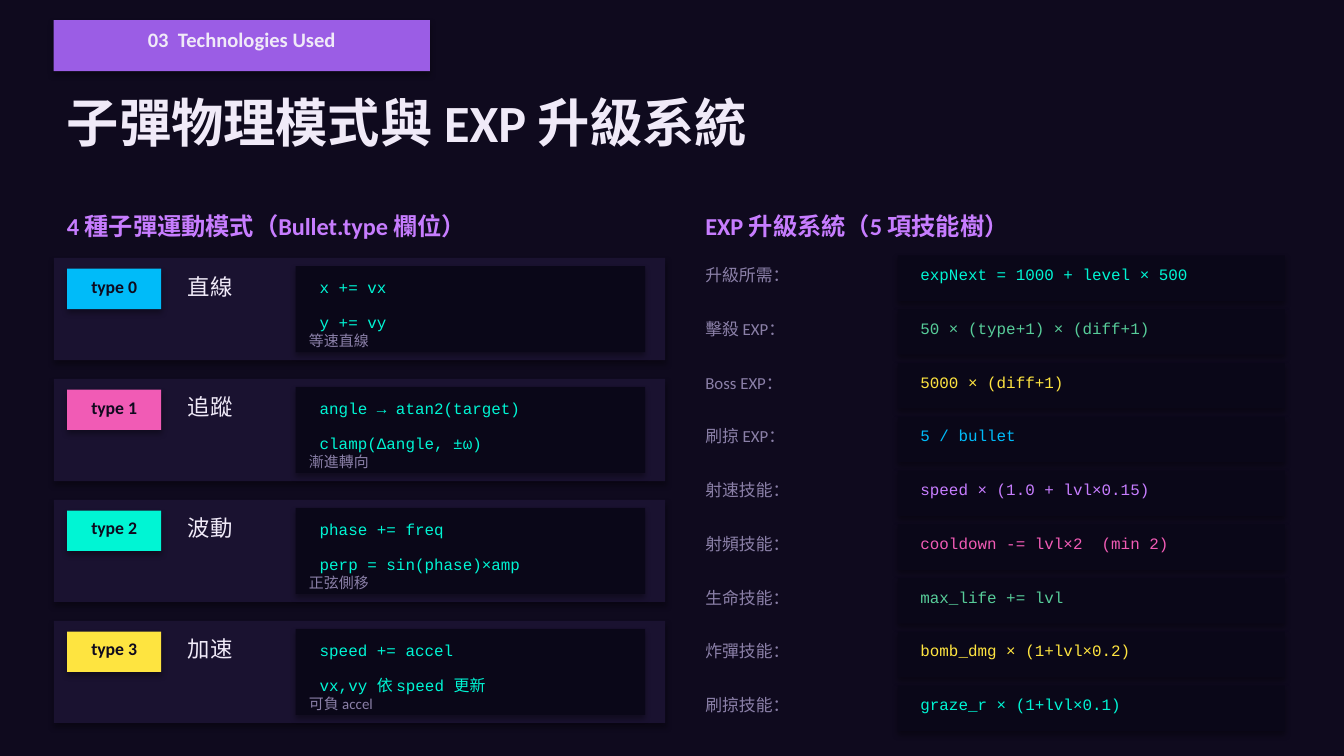
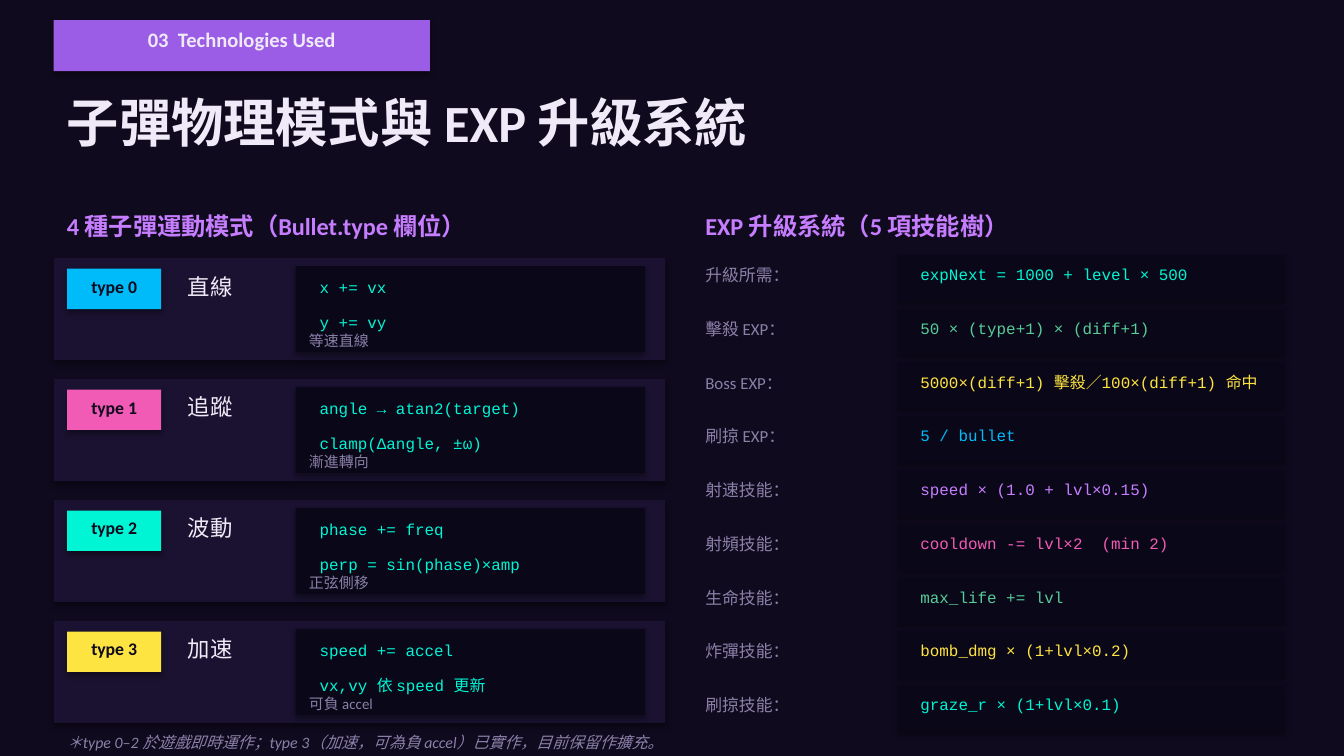
Before and after one commit to Shirodot/BulletStorm, a slide deck: slide 7 of ppt/02_演算法設計_含遊戲例圖.pptx. Drawn at 1344x756 pixels with LibreOffice and Linux fonts; fonts in the diff are those of the drawing. Boxes give left, top, right and bottom in pixels: in the first picture for what was removed or moved away, otherwise in the second. Text is boxed around its words. In the diff, an @@ line names an element or a change of style, - is before the commit and + after.

```diff
--- a/ppt/02_演算法設計_含遊戲例圖.pptx
+++ b/ppt/02_演算法設計_含遊戲例圖.pptx
@@ text at bbox=[920, 374, 1258, 392]: text changed @@
-5000 × (diff+1)
+5000×(diff+1) 擊殺／100×(diff+1) 命中
@@ text added at bbox=[83, 734, 664, 751], 8.5 pt, text #8B80A8, italic @@
+＊type 0–2 於遊戲即時運作；type 3（加速，可為負 accel）已實作，目前保留作擴充。
```
Also in this commit, not shown: 6 other slides changed, 5 other files.
